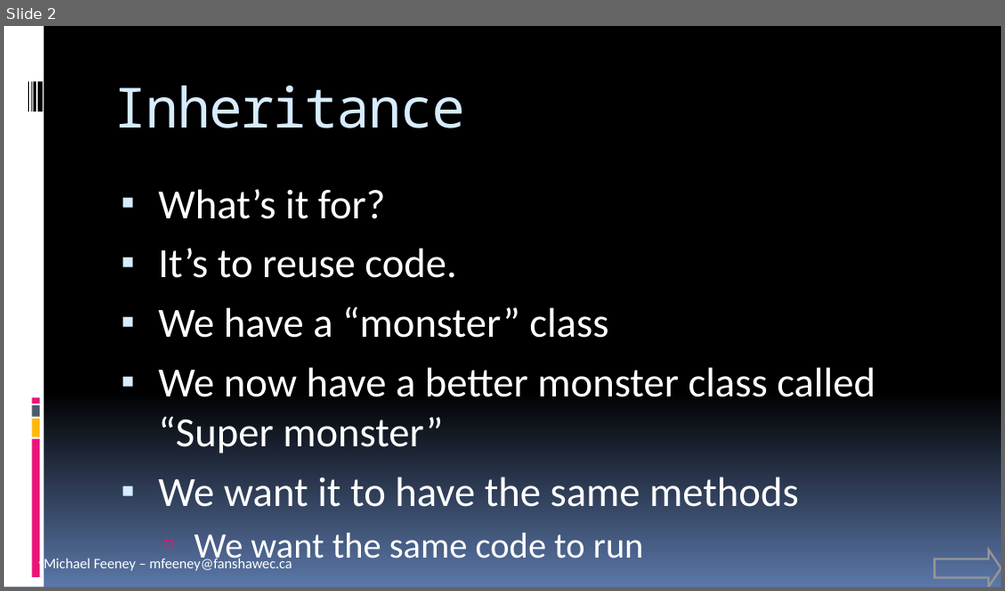
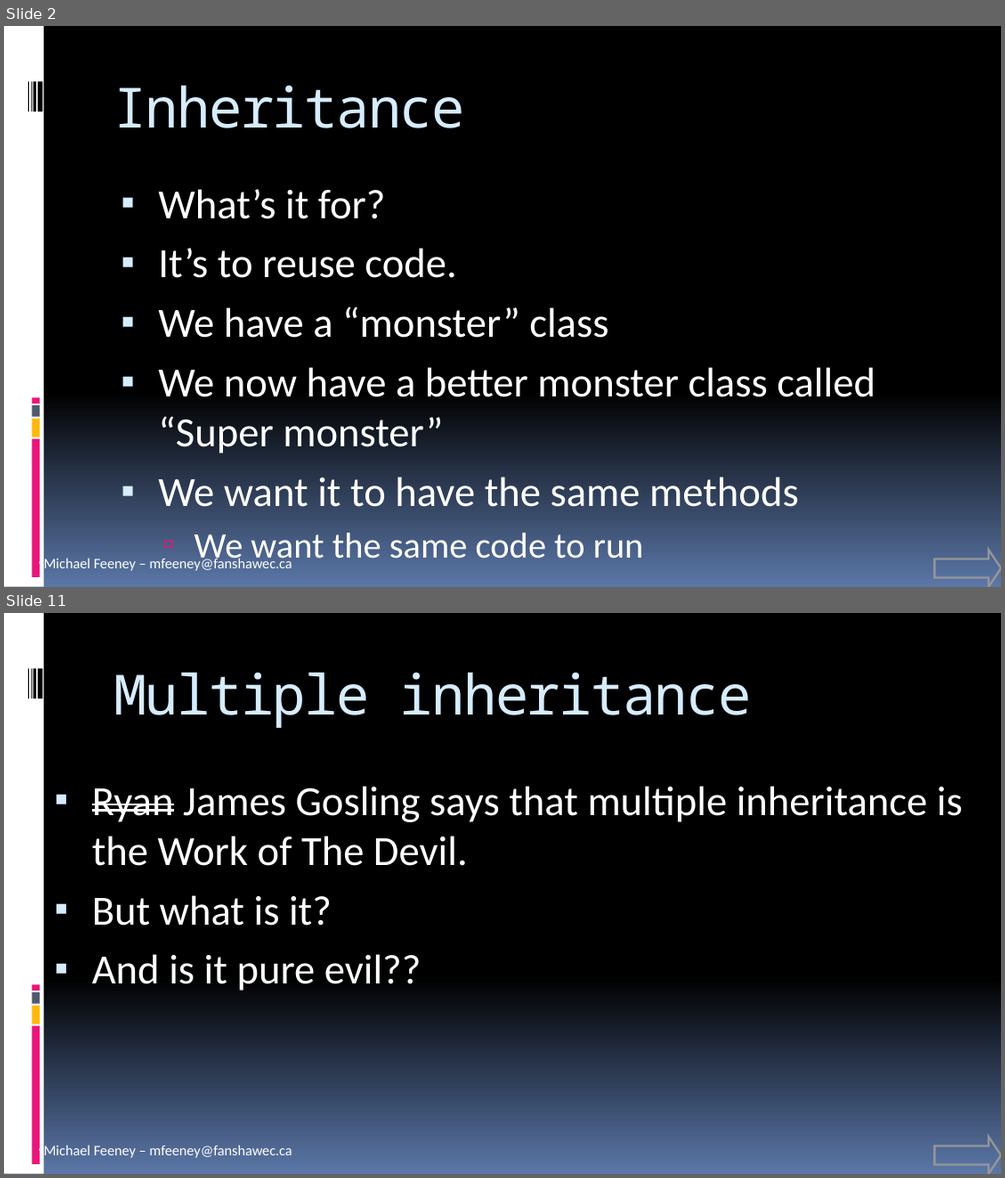
Before and after one commit to FeeneyCodes/GDP202425, a slide deck: 6044_FramPat/D2D/W03/INFO_6044_Inheritance.pptx. Shown one above the other, each under a label of ours: slide 2 before the commit, slides 2 and 11 after it; the slides between them are not shown. The pictures are 1005x591 and 1005x1178 pixels, drawn with LibreOffice and Linux fonts; fonts in the diff are those of the drawing. Boxes give left, top, right and bottom in pixels: in the first picture for what was removed or moved away, otherwise in the second. Text is boxed around its words. In the diff, an @@ line names an element or a change of style, - is before the commit and + after.

```diff
--- a/6044_FramPat/D2D/W03/INFO_6044_Inheritance.pptx
+++ b/6044_FramPat/D2D/W03/INFO_6044_Inheritance.pptx
@@ slide 11 added at <box>4,613,1001,1174</box>, background gradient #000000 to #5B77A8; not listed: 10 template elements that a slide beside it also shows @@
@@ title added at <box>113,672,752,728</box>, 40 pt, text #D6ECFF @@
+Multiple inheritance
@@ text added at <box>92,786,963,990</box>, 30 pt, text #FFFFFF @@
+▪ Ryan James Gosling says that multiple inheritance is the Work of The Devil.
+▪ But what is it?
+▪ And is it pure evil??
@@ right arrow added at <box>934,1136,1001,1174</box>, outline #969696 1.5 pt @@
```
Also in this commit, not shown: 14 other slides added, 21 other files.
